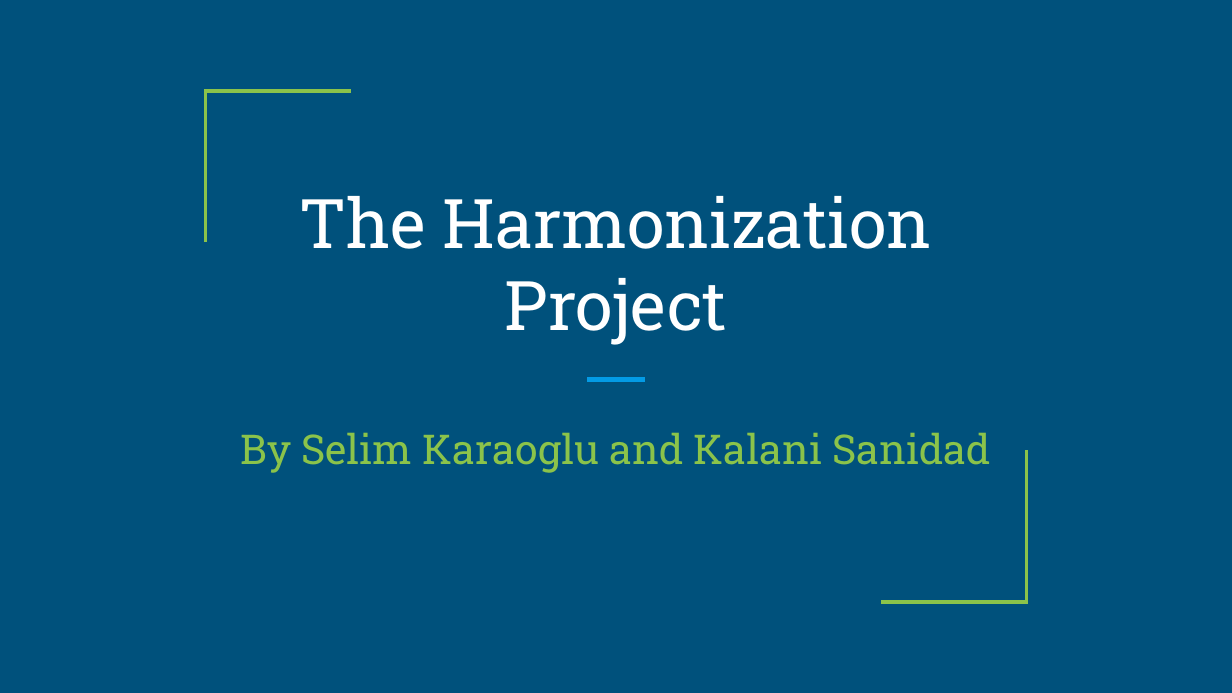
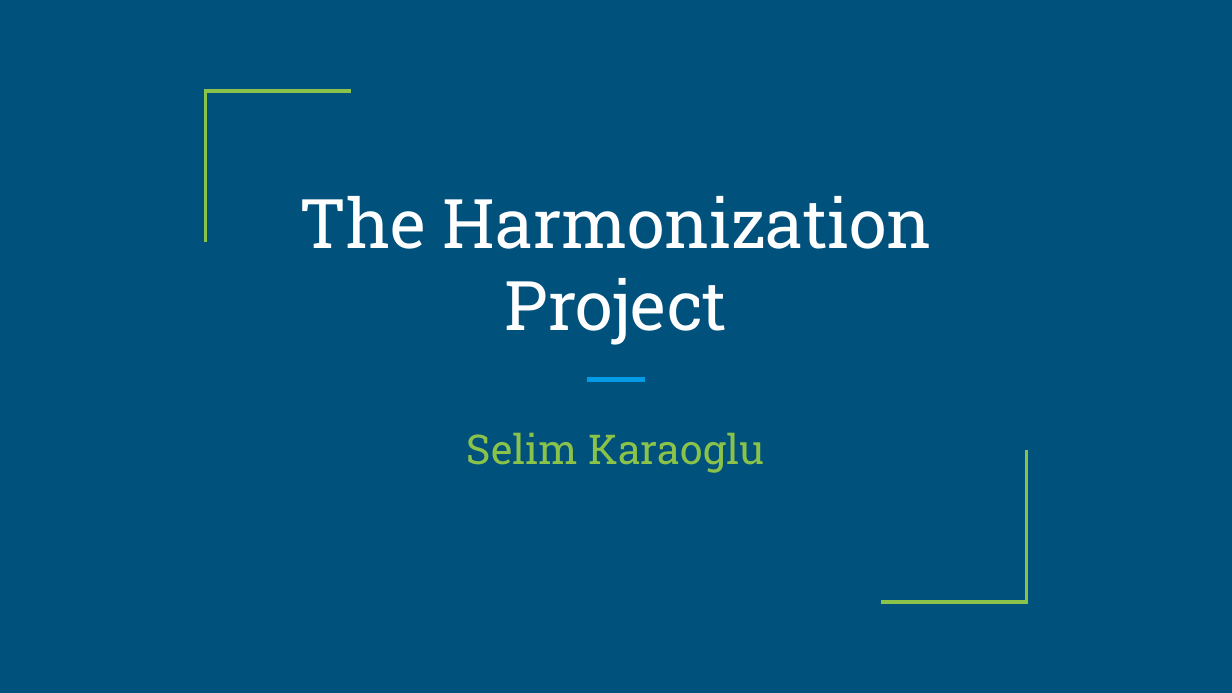
Before and after one commit to skaraoglu/Harmonization-Project, a slide deck: slide 1 of The Harmonization Project presentation.pptx. Drawn at 1232x693 pixels with LibreOffice and Linux fonts; fonts in the diff are those of the drawing. Boxes give left, top, right and bottom in pixels: in the first picture for what was removed or moved away, otherwise in the second. Text is boxed around its words. In the diff, an @@ line names an element or a change of style, - is before the commit and + after.

```diff
--- a/The Harmonization Project presentation.pptx
+++ b/The Harmonization Project presentation.pptx
@@ subtitle at [467, 433, 765, 473]: text changed @@
-By Selim Karaoglu and Kalani Sanidad
+Selim Karaoglu
```
